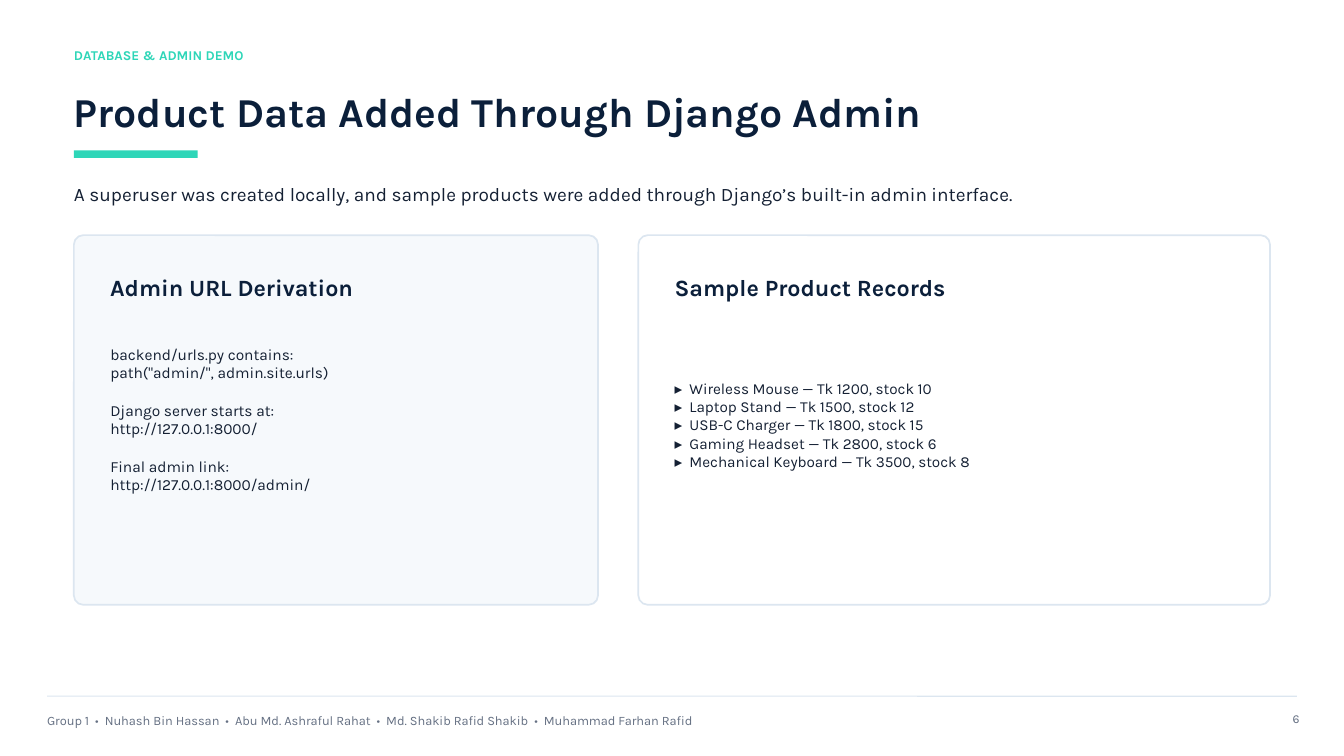
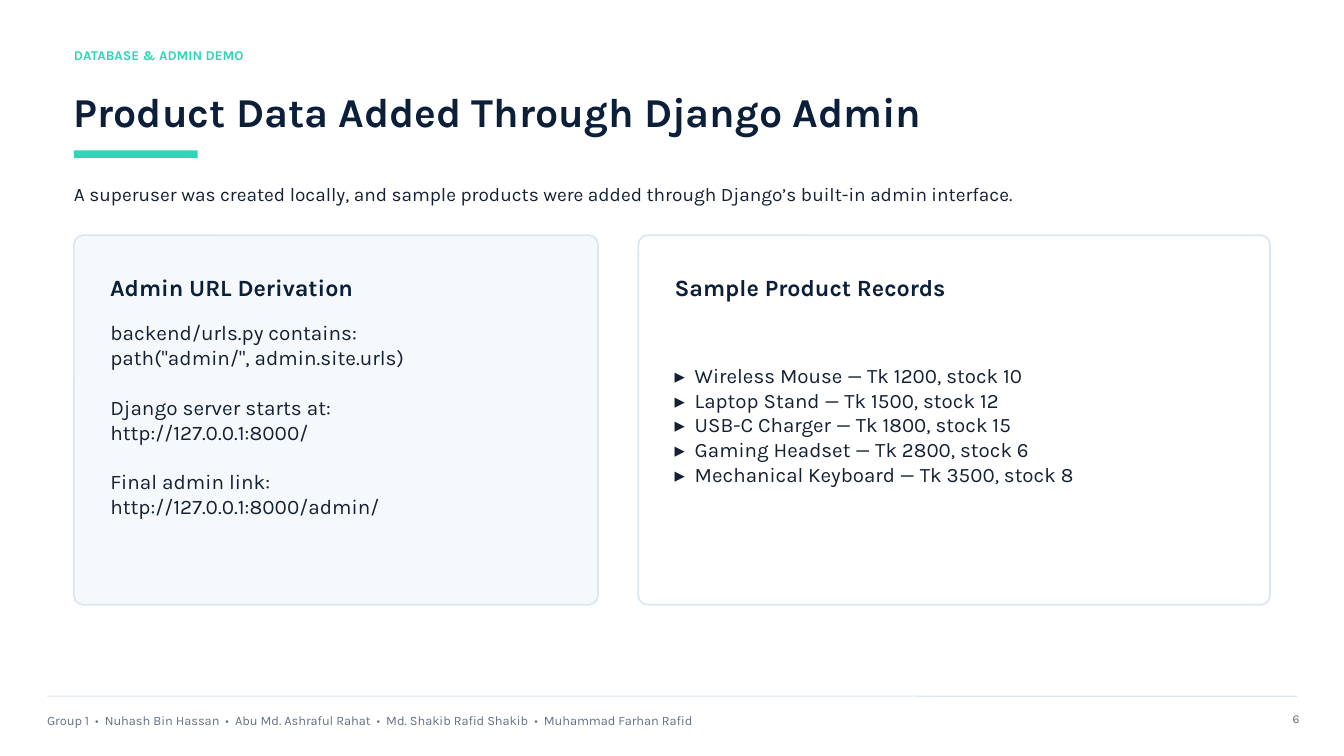
Before and after one commit to FarhanRafid382/CSE299-SECTION3-GROUP1, a slide deck: slide 6 of update3/CSE299_Group1_Update3_Presentation.pptx. Drawn at 1344x756 pixels with LibreOffice and Linux fonts; fonts in the diff are those of the drawing. Boxes give left, top, right and bottom in pixels: in the first picture for what was removed or moved away, otherwise in the second. Text is boxed around its words. In the diff, an @@ line names an element or a change of style, - is before the commit and + after.

```diff
--- a/update3/CSE299_Group1_Update3_Presentation.pptx
+++ b/update3/CSE299_Group1_Update3_Presentation.pptx
@@ text "backend/urls.py contains:" at bbox=[110, 325, 404, 519]: size 8.3 to 11.1 pt @@
@@ text "▸ Wireless Mouse — Tk ..." at bbox=[695, 369, 1074, 487]: size 8.2 to 11 pt @@
```
Also in this commit, not shown: 3 other slides changed.
